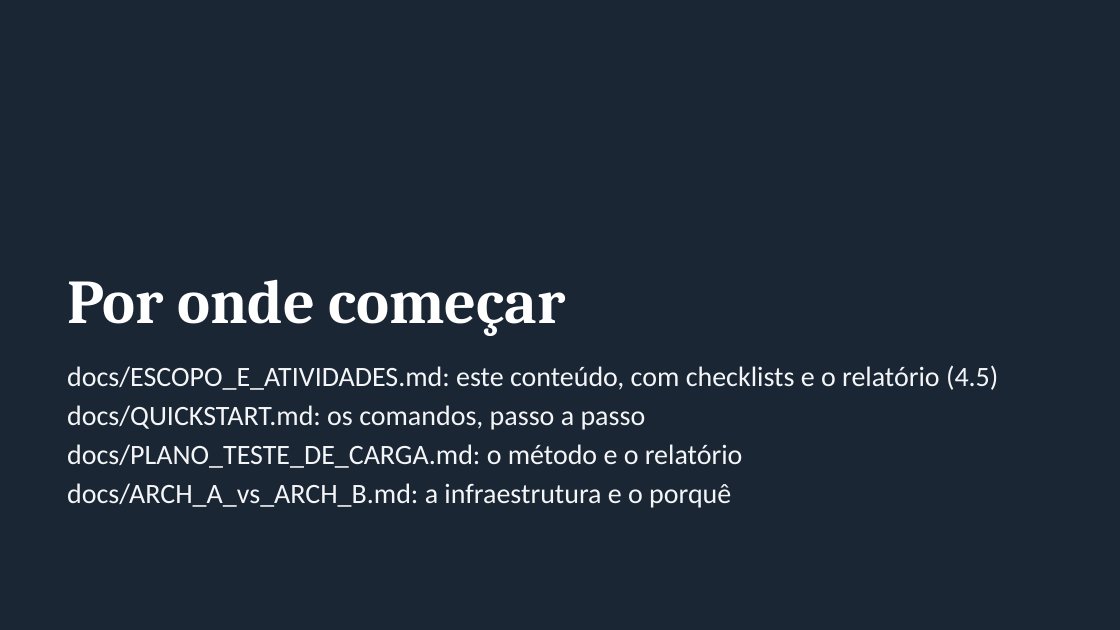
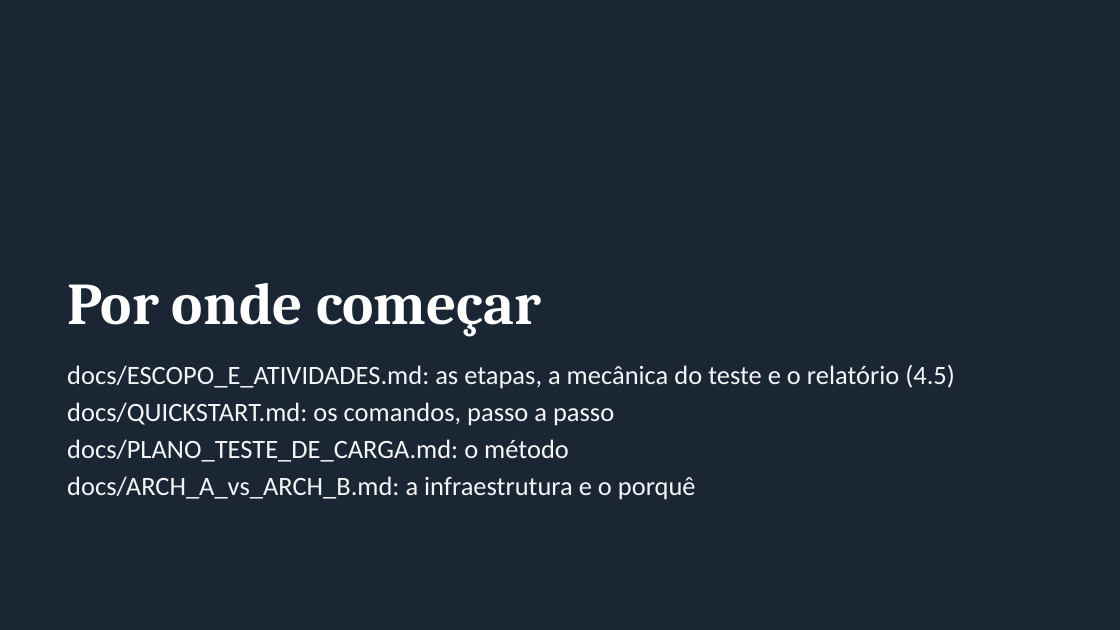
Before and after one commit to emadruga/projeto-aws-chatbot, a slide deck: slide 24 of docs/slides/ESCOPO_E_ATIVIDADES.pptx (slide 19 before the commit). Drawn at 1120x630 pixels with LibreOffice and Linux fonts; fonts in the diff are those of the drawing. Boxes give left, top, right and bottom in pixels: in the first picture for what was removed or moved away, otherwise in the second. Text is boxed around its words. In the diff, an @@ line names an element or a change of style, - is before the commit and + after.

```diff
--- a/docs/slides/ESCOPO_E_ATIVIDADES.pptx
+++ b/docs/slides/ESCOPO_E_ATIVIDADES.pptx
@@ title "Por onde começar" at (67, 283, 541, 337): size 40 to 38 pt @@
@@ text at (67, 365, 955, 389): text changed; size 18 to 17 pt @@
-docs/ESCOPO_E_ATIVIDADES.md: este conteúdo, com checklists e o relatório (4.5)
+docs/ESCOPO_E_ATIVIDADES.md: as etapas, a mecânica do teste e o relatório (4.5)
@@ text at (67, 402, 696, 500): size 18 to 17 pt in "docs/QUICKSTART.md: os comandos, passo a passo", "docs/ARCH_A_vs_ARCH_B.md: a infraestrutura e o porquê" @@
@@ text at (67, 439, 569, 462): text changed; size 18 to 17 pt @@
-docs/PLANO_TESTE_DE_CARGA.md: o método e o relatório
+docs/PLANO_TESTE_DE_CARGA.md: o método
```
Also in this commit, not shown: 10 other slides changed, 13 slides added, 8 slides removed, 5 other files.
